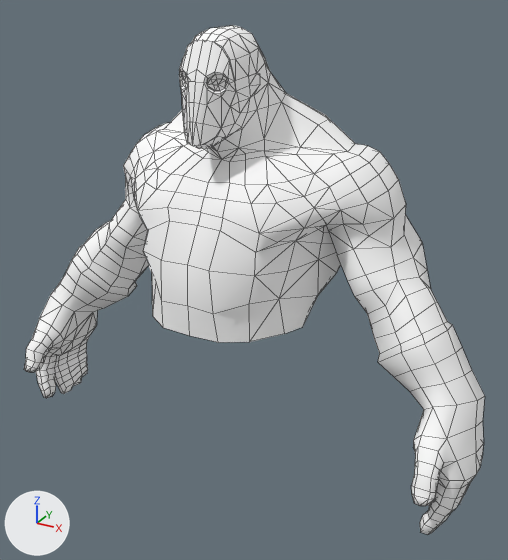
One commit to the Blender file content/models/heroes/Sohei.blend: the scene before it, then after it.
Before and after are seen from a 50 mm camera at (62.8, -110.5, 153.7) aimed at (3.6, -2.9, 99.9). The axes (+X, +Y, +Z) are drawn at lower left. The lights are the same throughout. Mesh edges are drawn as thin lines. The same objects are shown in both versions, whatever each file hides.

Script lines for the objects in view, before the commit:
```python
me_untitled_002 = bpy.data.meshes.new('Untitled.002')
me_untitled_002.from_pydata(...)  # 1014 vertices, 1316 faces; spans x -49.5..49.5, y -20.5..15.2, z 63.3..145.4
me_untitled_002.materials.append(mat_blinn6)  # its picture is missing
ob_juggernaut_base = bpy.data.objects.new('juggernaut_base', me_untitled_002)
ob_juggernaut_base.location = (0.0, 0.0, 0.0)
```
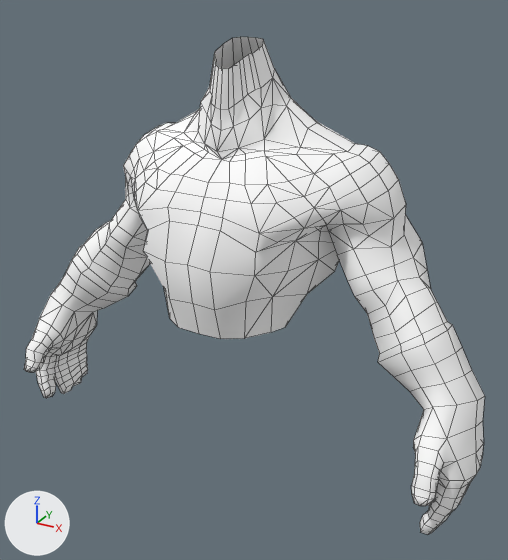
Patch to the scene script:
```diff
--- a/content/models/heroes/Sohei.blend.py
+++ b/content/models/heroes/Sohei.blend.py
@@ me_untitled_002 @@
 # used by ob_juggernaut_base; location = (0.0, 0.0, 0.0)
-me_untitled_002.from_pydata(...)  # 1014 vertices, 1316 faces; spans x -49.5..49.5, y -20.5..15.2, z 63.3..145.4
+me_untitled_002.from_pydata(...)  # 868 vertices, 1090 faces; spans x -49.5..49.5, y -19.7..15.2, z 63.3..143.3
+# me_untitled_002 part 1: 34 vertices moved from x -14.7..14.7, y -15.0..12.9, z 120.6..138.2 to x -12.4..12.4, y -8.1..14.4, z 120.6..138.3; 178 vertices removed from x -6.7..6.7, y -16.8..0.7, z 127.4..145.4; 32 vertices added at x -5.2..5.2, y -7.7..3.5, z 132.5..143.3
+# me_untitled_002 part 2: 64 vertices moved from x -20.7..20.5, y -20.5..14.1, z 94.8..113.7 to x -19.4..19.2, y -19.7..13.7, z 93.7..113.6
 me_untitled_002.materials.append(mat_blinn6)
```

What differs and where, as boxes (x1, y1, x2, y2) in the pictures (508 x 560 px; the box of a moved part takes in the faces that stretch with it):
'juggernaut_base', reshaped
    before: (24, 25, 485, 534)
    after: (24, 37, 485, 534)
part 1 of me_untitled_002, cut back
    before: (165, 25, 355, 152)
    after: (165, 37, 355, 152)
part 2 of me_untitled_002, moved or reshaped
    before: (144, 221, 341, 342)
    after: (144, 221, 339, 339)
